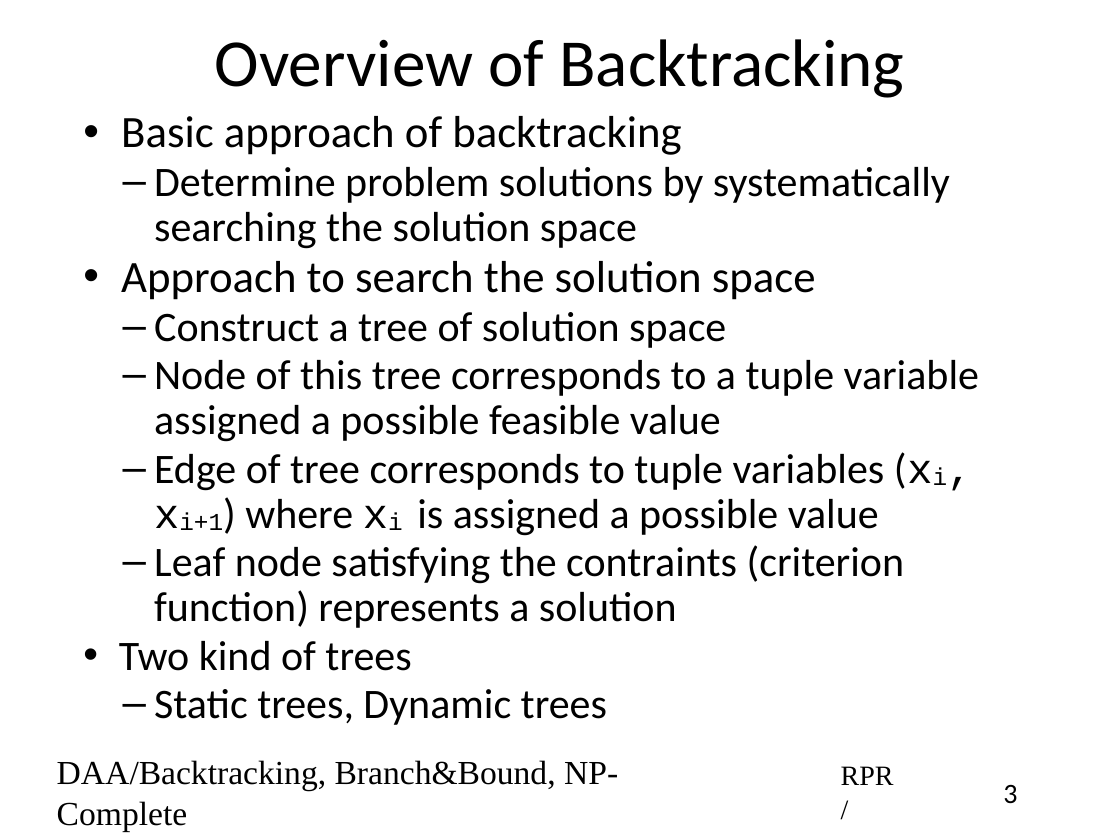
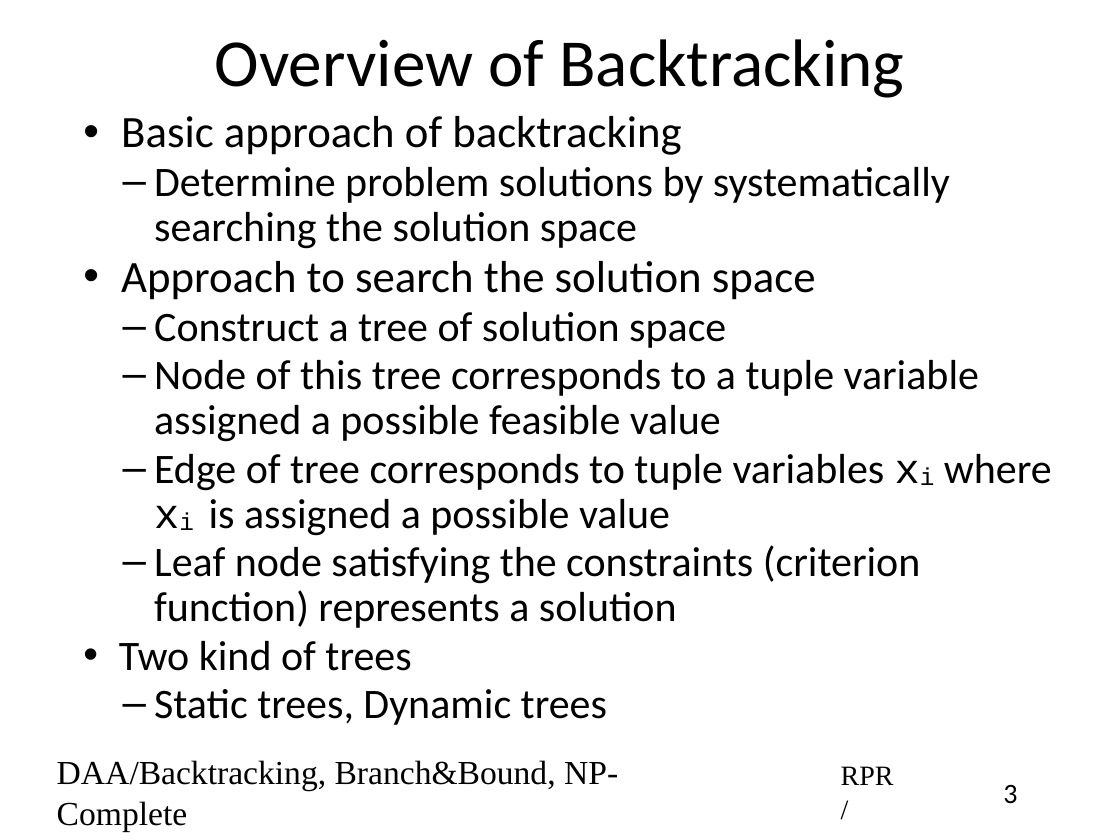
Before and after one commit to rprustagi/2019-17CS43-DAA, a slide deck: slide 3 of Slides-RPR/2019-H1-DAA-L42-BackTrack-approach-algo.pptx. Drawn at 1120x840 pixels with LibreOffice and Linux fonts; fonts in the diff are those of the drawing. Boxes give left, top, right and bottom in pixels: in the first picture for what was removed or moved away, otherwise in the second. Text is boxed around its words. In the diff, an @@ line names an element or a change of style, - is before the commit and + after.

```diff
--- a/Slides-RPR/2019-H1-DAA-L42-BackTrack-approach-algo.pptx
+++ b/Slides-RPR/2019-H1-DAA-L42-BackTrack-approach-algo.pptx
@@ text at [154,454,1052,628]: text changed @@
-  – Edge of tree corresponds to tuple variables (xi, xi+1) where xi is assigned a possible value
-  – Leaf node satisfying the contraints (criterion function) represents a solution
+  – Edge of tree corresponds to tuple variables xi where xi is assigned a possible value
+  – Leaf node satisfying the constraints (criterion function) represents a solution
```
Also in this commit, not shown: 7 other slides changed, 1 slide added, 2 other files.
